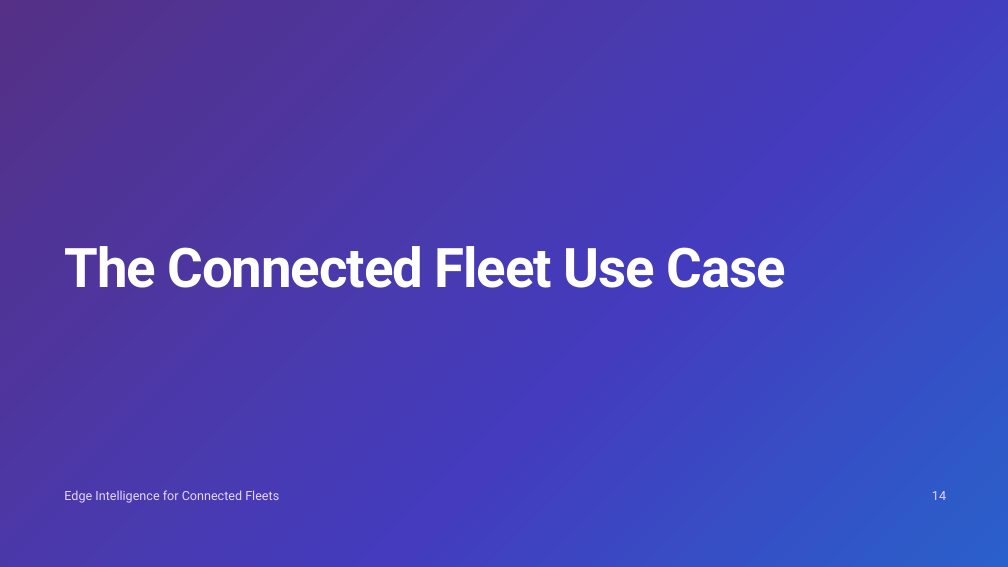
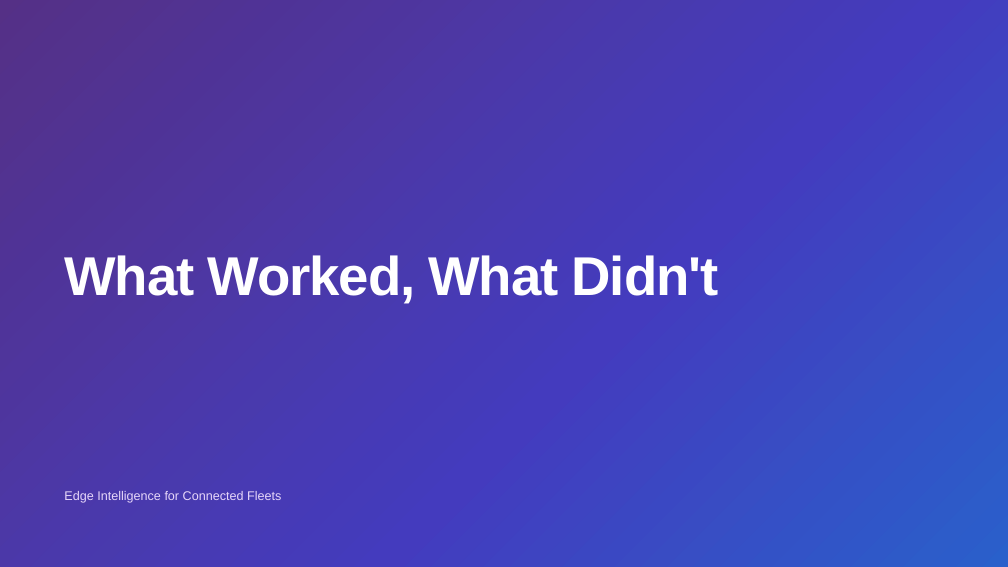
Before and after one commit to david-streamlio/fleet-trilogy, a slide deck: slide 26 of talks/talk1-edge-intelligence/slides/Edge-Intelligence-for-Connected-Fleets.pptx (slide 14 before the commit). Drawn at 1008x567 pixels with LibreOffice and Linux fonts; fonts in the diff are those of the drawing. Boxes give left, top, right and bottom in pixels: in the first picture for what was removed or moved away, otherwise in the second. Text is boxed around its words. In the diff, an @@ line names an element or a change of style, - is before the commit and + after.

```diff
--- a/talks/talk1-edge-intelligence/slides/Edge-Intelligence-for-Connected-Fleets.pptx
+++ b/talks/talk1-edge-intelligence/slides/Edge-Intelligence-for-Connected-Fleets.pptx
@@ text at (64,255,719,304): text changed; font Roboto to Arial @@
-The Connected Fleet Use Case
+What Worked, What Didn't
@@ text "Edge Intelligence for Connected Fleets" at (64,491,281,503): font Roboto to Arial @@
@@ text removed at (932,491,946,500) @@
-14
```
Also in this commit, not shown: 18 other slides changed, 10 slides added, 7 slides removed, 1 other file.
